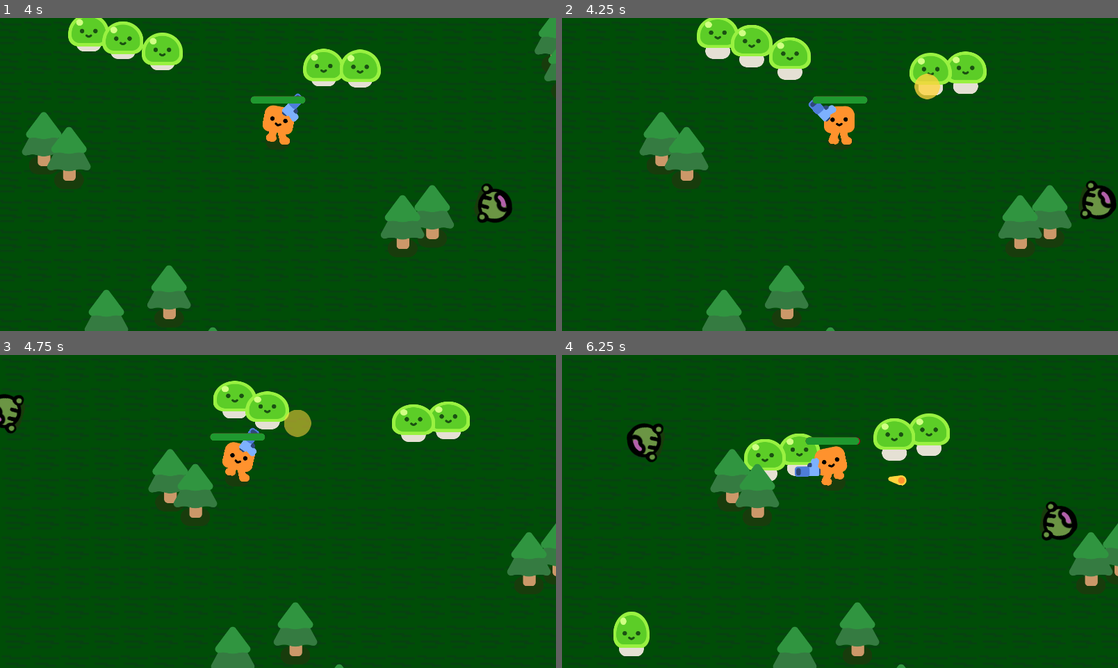
Above: before the commit, frames 1-4 (two rows, left to right).
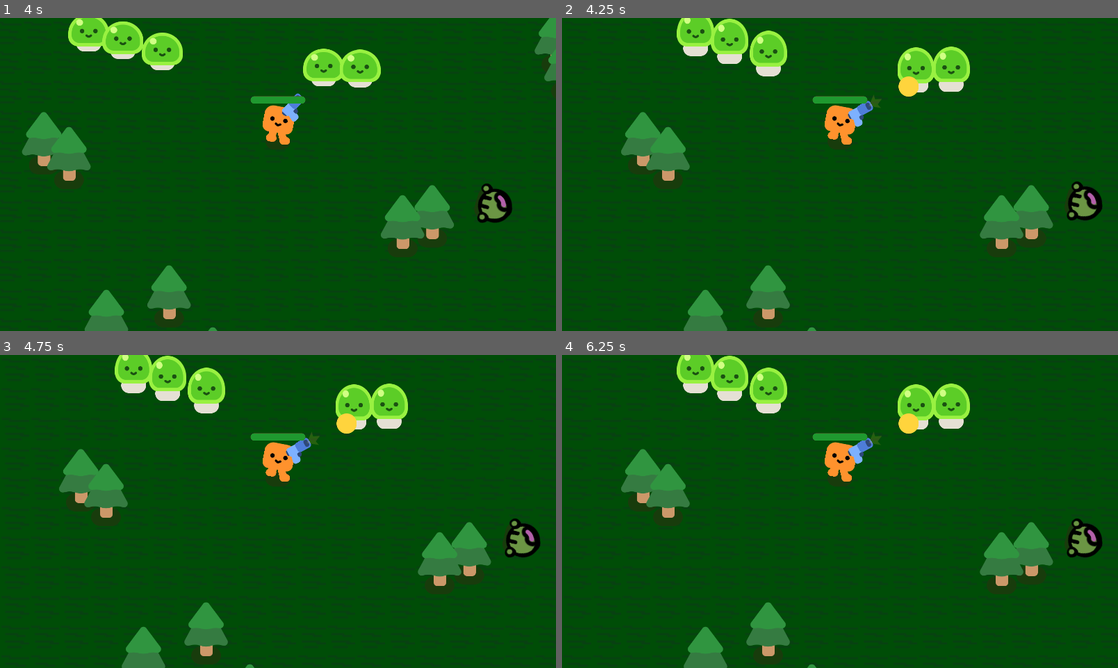
Above: after the commit, the same moments.

Repository: onegm/ZombieBasher
Game: Godot game, scene res://game.tscn
Two runs of this game, one before a commit and one after it. Both use one fixed random seed, a clock stepped at 60 frames per second and the inputs below.
Inputs:
- Up to frame 1 (4 s): tap Enter at 0.5 s; hold D (move_right) 0.53-1.28 s; hold S (move_down) 1.28-2.03 s; hold D (move_right) 2.03-2.78 s; hold W (move_up) 2.78-3.53 s; hold A (move_left) from 3.53 s (still down)
- Up to frame 2 (4.25 s): keep holding A (move_left); tap Escape (pause, bound only after the commit) at 4.15 s
- Up to frame 3 (4.75 s): keep holding A (move_left)
- Up to frame 4 (6.25 s): release A (move_left) at 5.03 s; hold S (move_down) 5.03-5.78 s; hold D (move_right) from 5.78 s (still down)

Frame 1 is identical in both runs. In frame 2, 10% of the frame differs, in the area x 10-100%, y 0-100%; in frame 3, 17%; in frame 4, 18%, in the area x 9-100%, y 0-100%.

Commit message:
pause menu

Diff:
--- a/game.gd
+++ b/game.gd
@@ -23,3 +23,8 @@
 	var home_scene : PackedScene = load("res://ui/start_menu/start_menu.tscn")
 	get_tree().set_pause(false)
 	get_tree().change_scene_to_packed(home_scene)
+
+func _input(event):
+	if Input.is_action_just_pressed("pause"):
+		get_tree().set_pause(true)
+		$PauseMenu.set_visible(true)
--- a/game.tscn
+++ b/game.tscn
@@ -1,10 +1,11 @@
-[gd_scene load_steps=7 format=3 uid="uid://y7573egc7yml"]
+[gd_scene load_steps=8 format=3 uid="uid://y7573egc7yml"]
 
 [ext_resource type="Script" path="res://game.gd" id="1_7mwcr"]
 [ext_resource type="PackedScene" uid="uid://5nxdore3bgcy" path="res://characters/player/player.tscn" id="1_b4hr8"]
 [ext_resource type="PackedScene" uid="uid://dxcwp38vn1rsq" path="res://characters/enemies/super_slime/super_slime.tscn" id="2_8pbn8"]
 [ext_resource type="PackedScene" uid="uid://blqc7kyuoi1m5" path="res://util/enemy_spawner.tscn" id="4_drkt5"]
 [ext_resource type="PackedScene" uid="uid://brfd7g3ffffmi" path="res://levels/level1.tscn" id="6_6ak2d"]
+[ext_resource type="PackedScene" uid="uid://dlkc78xoq35qr" path="res://ui/pause_menu/pause_menu.tscn" id="6_7q1la"]
 
 [sub_resource type="StyleBoxFlat" id="StyleBoxFlat_2iaoi"]
 bg_color = Color(0.843137, 0.447059, 0.619608, 1)
@@ -80,3 +81,6 @@
 
 [node name="Level" parent="." instance=ExtResource("6_6ak2d")]
 y_sort_enabled = true
+
+[node name="PauseMenu" parent="." instance=ExtResource("6_7q1la")]
+visible = false
--- a/project.godot
+++ b/project.godot
@@ -102,21 +102,30 @@
 move_left={
 "deadzone": 0.5,
 "events": [Object(InputEventKey,"resource_local_to_scene":false,"resource_name":"","device":-1,"window_id":0,"alt_pressed":false,"shift_pressed":false,"ctrl_pressed":false,"meta_pressed":false,"pressed":false,"keycode":0,"physical_keycode":65,"key_label":0,"unicode":97,"echo":false,"script":null)
+, Object(InputEventKey,"resource_local_to_scene":false,"resource_name":"","device":-1,"window_id":0,"alt_pressed":false,"shift_pressed":false,"ctrl_pressed":false,"meta_pressed":false,"pressed":false,"keycode":0,"physical_keycode":4194319,"key_label":0,"unicode":0,"echo":false,"script":null)
 ]
 }
 move_right={
 "deadzone": 0.5,
 "events": [Object(InputEventKey,"resource_local_to_scene":false,"resource_name":"","device":-1,"window_id":0,"alt_pressed":false,"shift_pressed":false,"ctrl_pressed":false,"meta_pressed":false,"pressed":false,"keycode":0,"physical_keycode":68,"key_label":0,"unicode":100,"echo":false,"script":null)
+, Object(InputEventKey,"resource_local_to_scene":false,"resource_name":"","device":-1,"window_id":0,"alt_pressed":false,"shift_pressed":false,"ctrl_pressed":false,"meta_pressed":false,"pressed":false,"keycode":0,"physical_keycode":4194321,"key_label":0,"unicode":0,"echo":false,"script":null)
 ]
 }
 move_up={
 "deadzone": 0.5,
 "events": [Object(InputEventKey,"resource_local_to_scene":false,"resource_name":"","device":-1,"window_id":0,"alt_pressed":false,"shift_pressed":false,"ctrl_pressed":false,"meta_pressed":false,"pressed":false,"keycode":0,"physical_keycode":87,"key_label":0,"unicode":119,"echo":false,"script":null)
+, Object(InputEventKey,"resource_local_to_scene":false,"resource_name":"","device":-1,"window_id":0,"alt_pressed":false,"shift_pressed":false,"ctrl_pressed":false,"meta_pressed":false,"pressed":false,"keycode":0,"physical_keycode":4194320,"key_label":0,"unicode":0,"echo":false,"script":null)
 ]
 }
 move_down={
 "deadzone": 0.5,
 "events": [Object(InputEventKey,"resource_local_to_scene":false,"resource_name":"","device":-1,"window_id":0,"alt_pressed":false,"shift_pressed":false,"ctrl_pressed":false,"meta_pressed":false,"pressed":false,"keycode":0,"physical_keycode":83,"key_label":0,"unicode":115,"echo":false,"script":null)
+, Object(InputEventKey,"resource_local_to_scene":false,"resource_name":"","device":-1,"window_id":0,"alt_pressed":false,"shift_pressed":false,"ctrl_pressed":false,"meta_pressed":false,"pressed":false,"keycode":0,"physical_keycode":4194322,"key_label":0,"unicode":0,"echo":false,"script":null)
+]
+}
+pause={
+"deadzone": 0.5,
+"events": [Object(InputEventKey,"resource_local_to_scene":false,"resource_name":"","device":-1,"window_id":0,"alt_pressed":false,"shift_pressed":false,"ctrl_pressed":false,"meta_pressed":false,"pressed":false,"keycode":0,"physical_keycode":4194305,"key_label":0,"unicode":0,"echo":false,"script":null)
 ]
 }
 
--- /dev/null
+++ b/ui/pause_menu/pause_menu.gd
@@ -0,0 +1,18 @@
+extends Control
+
+@onready
+var home_scene : PackedScene = preload("res://ui/start_menu/start_menu.tscn")
+
+func _ready():
+	$ResumeButton.pressed.connect(on_resume_button_pressed)
+	$HomeButton.pressed.connect(on_home_button_pressed)
+
+func on_resume_button_pressed():
+	get_tree().set_pause(false)
+
+func _input(event):
+	if Input.is_action_just_pressed("pause"):
+		on_resume_button_pressed()
+
+func on_home_button_pressed():
+	get_tree().change_scene_to_packed(home_scene)
--- /dev/null
+++ b/ui/pause_menu/pause_menu.tscn
@@ -0,0 +1,54 @@
+[gd_scene load_steps=2 format=3 uid="uid://dlkc78xoq35qr"]
+
+[ext_resource type="Script" path="res://ui/pause_menu/pause_menu.gd" id="1_orqcw"]
+
+[node name="PauseMenu" type="Control"]
+process_mode = 3
+layout_mode = 3
+anchors_preset = 15
+anchor_right = 1.0
+anchor_bottom = 1.0
+grow_horizontal = 2
+grow_vertical = 2
+script = ExtResource("1_orqcw")
+
+[node name="ColorRect" type="ColorRect" parent="."]
+layout_mode = 1
+anchors_preset = 15
+anchor_right = 1.0
+anchor_bottom = 1.0
+grow_horizontal = 2
+grow_vertical = 2
+color = Color(0, 0, 0, 0.45098)
+
+[node name="ResumeButton" type="Button" parent="."]
+layout_mode = 1
+anchors_preset = 8
+anchor_left = 0.5
+anchor_top = 0.5
+anchor_right = 0.5
+anchor_bottom = 0.5
+offset_left = -135.0
+offset_top = 18.5
+offset_right = 135.0
+offset_bottom = 117.5
+grow_horizontal = 2
+grow_vertical = 2
+theme_override_font_sizes/font_size = 66
+text = "RESUME"
+
+[node name="HomeButton" type="Button" parent="."]
+layout_mode = 1
+anchors_preset = 8
+anchor_left = 0.5
+anchor_top = 0.5
+anchor_right = 0.5
+anchor_bottom = 0.5
+offset_left = -104.0
+offset_top = -138.5
+offset_right = 104.0
+offset_bottom = -39.5
+grow_horizontal = 2
+grow_vertical = 2
+theme_override_font_sizes/font_size = 66
+text = "HOME"
